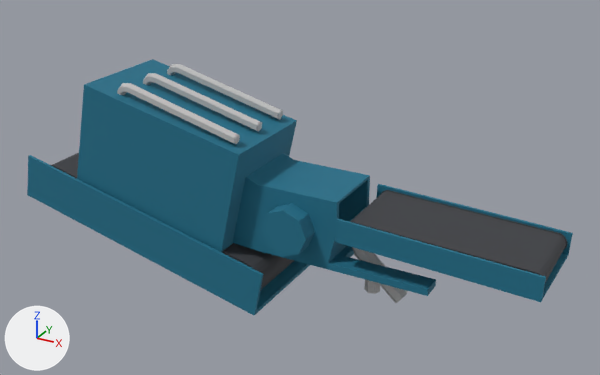
The FBX model Carcassonne-Unity/Assets/Game/machines/Models/aerolique.fbx, before and after one commit.
Camera for both pictures: a camera (50 mm lens) standing at (5.91, -12.39, 5.68) and looking at (1.24, -3.9, 1.44). The lights are fixed; the arrows at lower left show +X, +Y and +Z. Where no turn or scale is listed for an object, it has been applied to the vertices.

The first picture shows 'boite_derriere', 'boite_devant', 'convoyeur1', 'convoyeur2', 'convoyeur2_polySurface2', 'pCylinder6', 'pCylinder6.001', 'polySurface2', 'tambour_devant', 'tube1', 'tube2', 'tube3'.
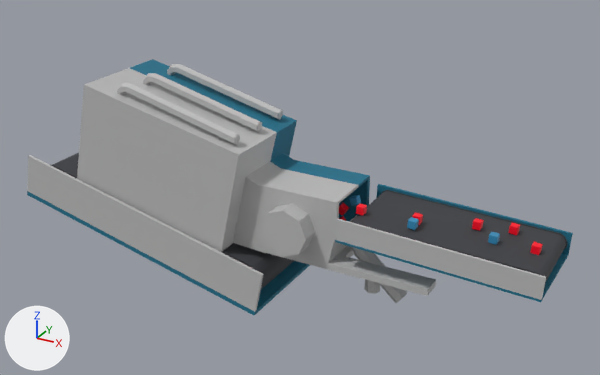
What changed in the scene script:
```text
Change me_mesh_001:
    where me_mesh_001.from_pydata(...)  # 8 vertices, 6 faces; spans x -1.18..2.66, y -0.41..-0.37, z -0.76..0.64
    remove me_mesh_001.materials.append(mat_bleu)  # cyan #196f8a
    add me_mesh_001.materials.append(mat_outsidebleu)  # grey #bcbcbc
Change me_mesh_009:
    where me_mesh_009.from_pydata(...)  # 16 vertices, 10 faces; spans x -0.306..0.306, y -0.12..0.12, z -0.306..0.306
    remove me_mesh_009.materials.append(mat_bleu)  # cyan #196f8a
    add me_mesh_009.materials.append(mat_outsidebleu)  # grey #bcbcbc
Change me_mesh_012:
    where me_mesh_012.from_pydata(...)  # 105 vertices, 76 faces; spans x -2.48..2.48, y -0.45..0.45, z -0.94..0.94
    remove me_mesh_012.materials.append(mat_bleu)  # cyan #196f8a
    add me_mesh_012.materials.append(mat_outsidebleu)  # grey #bcbcbc
Change me_mesh_005:
    where me_mesh_005.from_pydata(...)  # 8 vertices, 6 faces; spans x -1.2..1.2, y -0.02..0.02, z -0.18..0.18
    remove me_mesh_005.materials.append(mat_bleu)  # cyan #196f8a
    add me_mesh_005.materials.append(mat_outsidebleu)  # grey #bcbcbc
Add ob_pasted__pcube10:
    ob_pasted__pcube10 = bpy.data.objects.new('pasted__pCube10', me_mesh_017)  # 56 vertices, 54 faces; spans x -0.0519..0.0519, y -0.049..0.049, z -0.0519..0.0519; in mat_dechetredmat (red #ff0024)
    ob_pasted__pcube10.location = (2.939, -4.195, 1.52)
Add ob_pasted__pcube16:
    ob_pasted__pcube16 = bpy.data.objects.new('pasted__pCube16', me_mesh_023)  # 56 vertices, 54 faces; spans x -0.0519..0.0519, y -0.049..0.049, z -0.0519..0.0519; in mat_dechetbluemat (blue #358dbc)
    ob_pasted__pcube16.location = (2.945, -4.344, 1.523)
Add ob_pasted__pcube8:
    ob_pasted__pcube8 = bpy.data.objects.new('pasted__pCube8', me_mesh_017.copy())
    ob_pasted__pcube8.location = (3.574, -3.938, 1.488)
Add ob_pasted__pcube11:
    ob_pasted__pcube11 = bpy.data.objects.new('pasted__pCube11', me_mesh_017.copy())
    ob_pasted__pcube11.location = (2.287, -4.312, 1.538)
Add ob_pasted__pcube9:
    ob_pasted__pcube9 = bpy.data.objects.new('pasted__pCube9', me_mesh_016)  # 56 vertices, 54 faces; spans x -0.0646..0.0646, y -0.049..0.049, z -0.0646..0.0646; in mat_dechetredmat (red #ff0024)
    ob_pasted__pcube9.location = (1.93, -4.067, 1.359)
Add ob_pasted__pcube19:
    ob_pasted__pcube19 = bpy.data.objects.new('pasted__pCube19', me_mesh_026)  # 56 vertices, 54 faces; spans x -0.0597..0.0597, y -0.049..0.049, z -0.0597..0.0597; in mat_dechetbluemat (blue #358dbc)
    ob_pasted__pcube19.location = (2.053, -3.977, 1.469)
Add ob_pasted__pcube15:
    ob_pasted__pcube15 = bpy.data.objects.new('pasted__pCube15', me_mesh_017.copy())
    ob_pasted__pcube15.location = (4.293, -4.118, 1.443)
Add ob_pasted__pcube23:
    ob_pasted__pcube23 = bpy.data.objects.new('pasted__pCube23', me_mesh_030)  # 56 vertices, 54 faces; spans x -0.0519..0.0519, y -0.049..0.049, z -0.0519..0.0519; in mat_dechetbluemat (blue #358dbc)
    ob_pasted__pcube23.location = (3.831, -4.158, 1.474)
Add ob_pasted__pcube7:
    ob_pasted__pcube7 = bpy.data.objects.new('pasted__pCube7', me_mesh_017.copy())
    ob_pasted__pcube7.location = (3.961, -3.805, 1.465)
```

Where the change shows, as pixel boxes [x1, y1, x2, y2] in the pictures (600 x 375 px):
'boite_devant', recoloured (cyan to grey): [77, 68, 436, 296] in both
'polySurface2', recoloured (cyan to grey): [27, 155, 264, 312] in both
'convoyeur2_polySurface2', recoloured (cyan to grey): [335, 219, 546, 300] in both
'tambour_devant', recoloured (cyan to grey): [261, 203, 315, 257] in both
'pasted__pCube15', added: after [530, 242, 543, 255]
'pasted__pCube23', added: after [488, 232, 500, 245]
'pasted__pCube16', added: after [407, 217, 419, 230]
'pasted__pCube8', added: after [472, 218, 484, 231]
'pasted__pCube7', added: after [508, 223, 520, 235]
'pasted__pCube11', added: after [356, 203, 367, 215]
'pasted__pCube19', added: after [349, 195, 361, 206]
'pasted__pCube9', added: after [339, 203, 349, 216]
'pasted__pCube10', added: after [412, 212, 423, 225]
